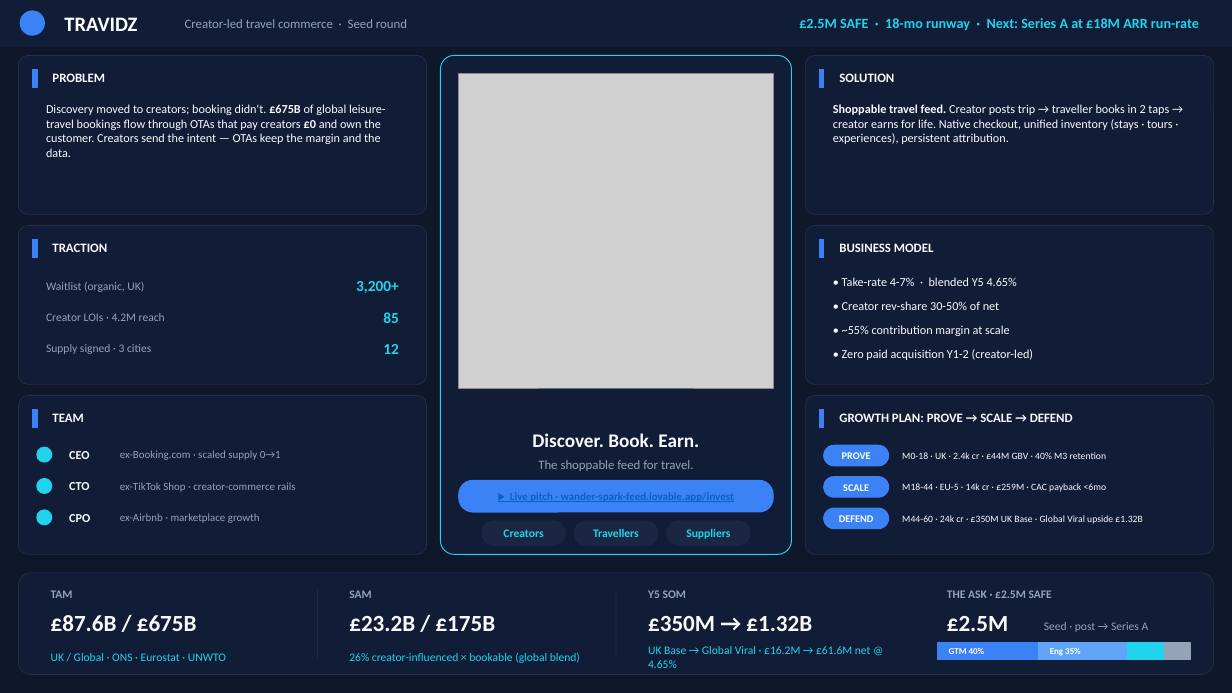
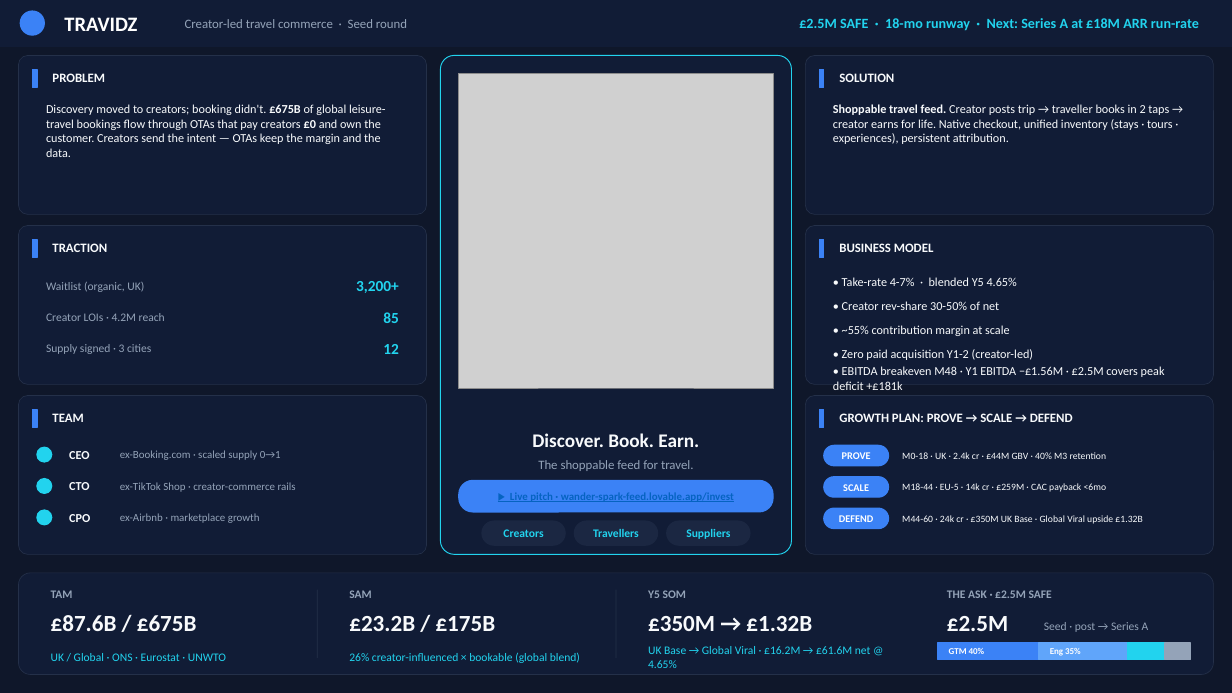
Before and after one commit to bmcguigan939/wander-spark-feed, a slide deck: slide 1 of public/decks/Travidz_Elevator_Pitch_v5.pptx. Drawn at 1232x693 pixels with LibreOffice and Linux fonts; fonts in the diff are those of the drawing; grey boxes stand for pictures. Boxes give left, top, right and bottom in pixels: in the first picture for what was removed or moved away, otherwise in the second. Text is boxed around its words. In the diff, an @@ line names an element or a change of style, - is before the commit and + after.

```diff
--- a/public/decks/Travidz_Elevator_Pitch_v5.pptx
+++ b/public/decks/Travidz_Elevator_Pitch_v5.pptx
@@ text added at (833, 366, 1165, 390), 9.5 pt, text #F8FAFC @@
+• EBITDA breakeven M48 · Y1 EBITDA −£1.56M · £2.5M covers peak deficit +£181k
```
Also in this commit, not shown: 1 other file.
